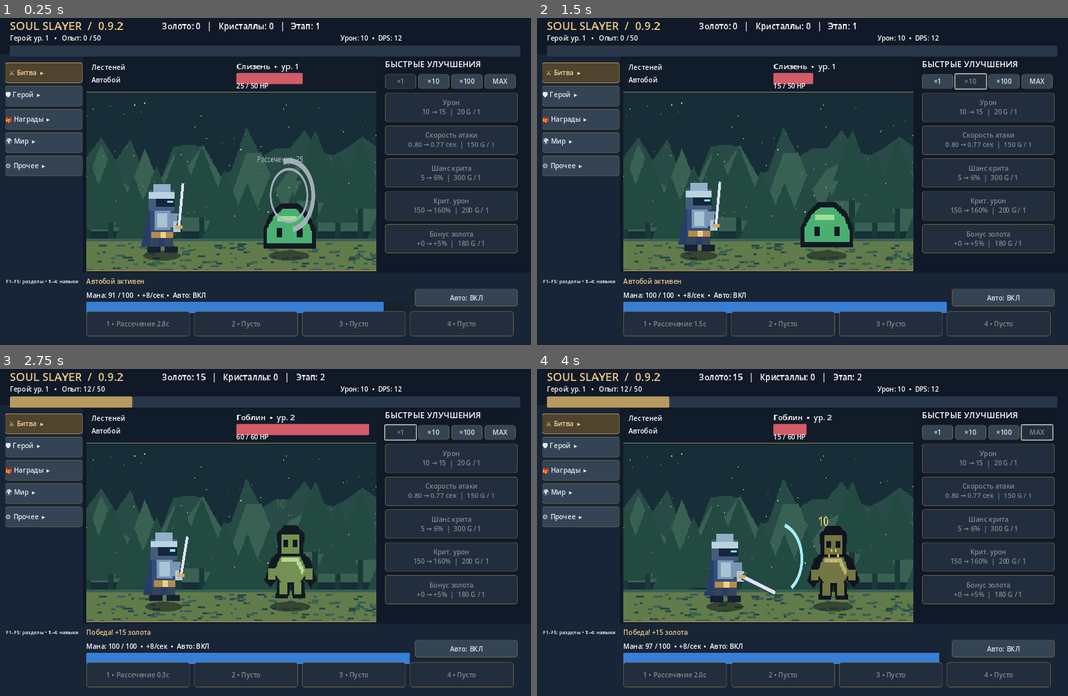
Above: before the commit, frames 1-4 (two rows, left to right).
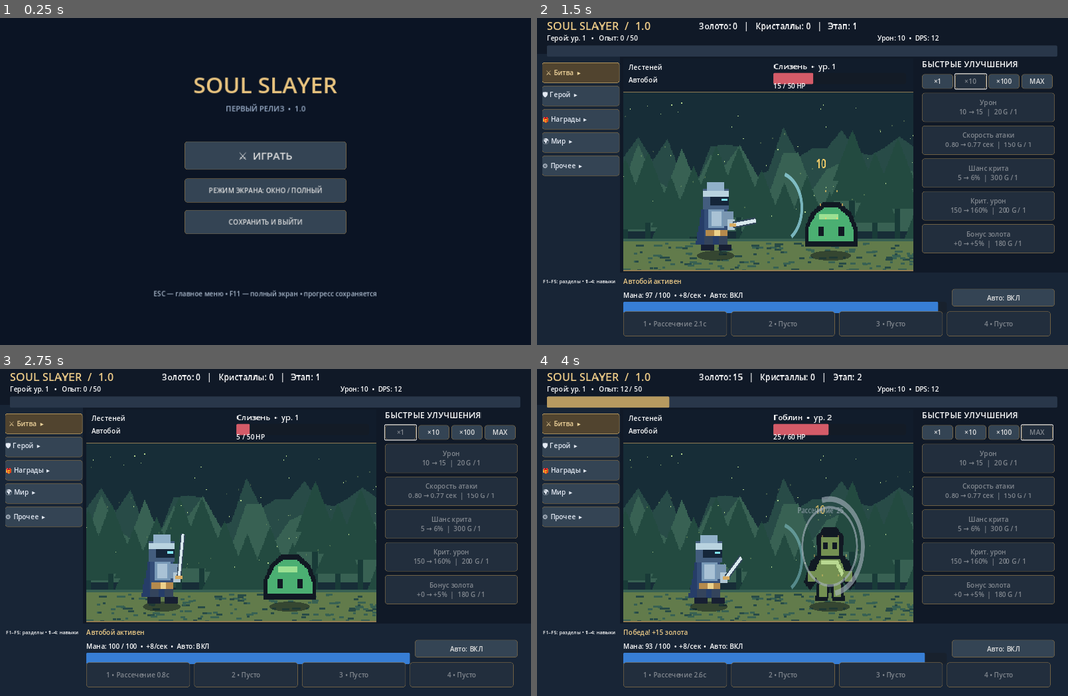
Above: after the commit, the same moments.

Repository: deathbyexe/SoulSlayer
Game: Godot game, scene res://main.tscn
Same seed, same stepped clock (60 frames per second), same inputs: the game is played once before the commit and once after it.
Inputs (mouse positions are in pixels of both pictures, inside the frame that each line leads up to):
- Up to frame 1 (0.25 s): no input
- Up to frame 2 (1.5 s): click (802, 155) at 0.5 s, where only the run after the commit has a clickable "⚔ ИГРАТЬ"; click "×10" at 1.25 s
- Up to frame 3 (2.75 s): click "×1" at 2 s
- Up to frame 4 (4 s): click "×100" at 2.75 s; click "MAX" at 3.5 s

The runs differ from the first frame. In frame 1, 57% of the frame differs, in the area x 1-98%, y 1-98%; in frame 2, 2.9%; in frame 3, 4.6%; in frame 4, 4.2%.
Error before the commit: Invalid assignment of property or key 'volume_linear' with value of type 'float' on a base object of type 'AudioStreamPlayer'. (res://main.gd:240)
Error after the commit: Invalid assignment of property or key 'volume_linear' with value of type 'float' on a base object of type 'AudioStreamPlayer'. (res://main.gd:244)

Commit message:
Soul Slayer 1.0 Release

Diff:
--- a/main.gd
+++ b/main.gd
@@ -36,6 +36,10 @@
 var total_offline_seconds: int = 0
 var last_saved_unix: int = 0
 var offline_report: String = ""
+var main_menu_layer: CanvasLayer
+var main_menu_root: Control
+var game_started: bool = false
+var menu_status: Label
 var offline_gold_last: int = 0
 var offline_xp_last: int = 0
 
@@ -302,7 +306,7 @@
 	calculate_offline_rewards()
 	refresh_calendar()
 	spawn_enemy()
-	var t := make_label("SOUL SLAYER  /  0.9.2", Vector2(24,12), 27)
+	var t := make_label("SOUL SLAYER  /  1.0", Vector2(24,12), 27)
 	t.modulate = Color("#edcb87")
 	stats = make_label("", Vector2(390,18), 20)
 	xp_bar = ProgressBar.new()
@@ -362,8 +366,71 @@
 		cast.pressed.connect(cast_slot.bind(i))
 		cast_buttons.append(cast)
 	show_tab(0)
+	build_main_menu()
 	if offline_report != "":
 		call_deferred("show_offline_popup")
+
+
+func build_main_menu() -> void:
+	main_menu_layer = CanvasLayer.new()
+	main_menu_layer.layer = 100
+	add_child(main_menu_layer)
+	main_menu_root = Control.new()
+	main_menu_root.set_anchors_and_offsets_preset(Control.PRESET_FULL_RECT)
+	main_menu_root.process_mode = Node.PROCESS_MODE_ALWAYS
+	main_menu_layer.add_child(main_menu_root)
+	var backdrop := ColorRect.new()
+	backdrop.color = Color("#0b1424")
+	backdrop.set_anchors_and_offsets_preset(Control.PRESET_FULL_RECT)
+	backdrop.mouse_filter = Control.MOUSE_FILTER_STOP
+	main_menu_root.add_child(backdrop)
+	var title := Label.new()
+	title.text = "SOUL SLAYER"
+	title.position = Vector2(345,135)
+	title.size = Vector2(590,75)
+	title.horizontal_alignment = HORIZONTAL_ALIGNMENT_CENTER
+	title.add_theme_font_size_override("font_size",54)
+	title.add_theme_color_override("font_color",Color("#e9c47f"))
+	main_menu_root.add_child(title)
+	var subtitle := Label.new()
+	subtitle.text = "ПЕРВЫЙ РЕЛИЗ  •  1.0"
+	subtitle.position = Vector2(390,218)
+	subtitle.size = Vector2(500,35)
+	subtitle.horizontal_alignment = HORIZONTAL_ALIGNMENT_CENTER
+	subtitle.add_theme_font_size_override("font_size",18)
+	subtitle.add_theme_color_override("font_color",Color("#9eb2cd"))
+	main_menu_root.add_child(subtitle)
+	var play := make_button("⚔  ИГРАТЬ",Vector2(445,310),Vector2(390,68),main_menu_root)
+	play.add_theme_font_size_override("font_size",25)
+	play.pressed.connect(start_game)
+	var fullscreen := make_button("РЕЖИМ ЭКРАНА: ОКНО / ПОЛНЫЙ",Vector2(445,399),Vector2(390,58),main_menu_root)
+	fullscreen.pressed.connect(toggle_fullscreen)
+	var quit := make_button("СОХРАНИТЬ И ВЫЙТИ",Vector2(445,475),Vector2(390,58),main_menu_root)
+	quit.pressed.connect(quit_from_menu)
+	menu_status = Label.new()
+	menu_status.text = "ESC — главное меню • F11 — полный экран • прогресс сохраняется"
+	menu_status.position = Vector2(300,665)
+	menu_status.size = Vector2(680,35)
+	menu_status.horizontal_alignment = HORIZONTAL_ALIGNMENT_CENTER
+	menu_status.add_theme_font_size_override("font_size",16)
+	menu_status.add_theme_color_override("font_color",Color("#a8b7ca"))
+	main_menu_root.add_child(menu_status)
+	get_tree().paused = true
+
+func start_game() -> void:
+	game_started = true
+	main_menu_layer.visible = false
+	get_tree().paused = false
+
+func return_to_menu() -> void:
+	save_game()
+	game_started = false
+	main_menu_layer.visible = true
+	get_tree().paused = true
+
+func quit_from_menu() -> void:
+	save_game()
+	get_tree().quit()
 
 func bar_style(color: Color) -> StyleBoxFlat:
 	var s := StyleBoxFlat.new()
@@ -496,12 +563,14 @@
 	if event is InputEventKey and event.pressed and not event.echo:
 		if event.keycode == KEY_F11:
 			toggle_fullscreen()
+		elif event.keycode == KEY_ESCAPE and game_started:
+			return_to_menu()
 		elif event.keycode >= KEY_F1 and event.keycode <= KEY_F5:
 			open_group(event.keycode - KEY_F1)
 
 func _input(event: InputEvent) -> void:
 	if event is InputEventKey and event.pressed and not event.echo:
-		if event.keycode >= KEY_1 and event.keycode <= KEY_4:
+		if game_started and event.keycode >= KEY_1 and event.keycode <= KEY_4:
 			cast_slot(event.keycode - KEY_1)
 
 func confirm_reset() -> void:
Not shown, added: RELEASE_1_0.txt
